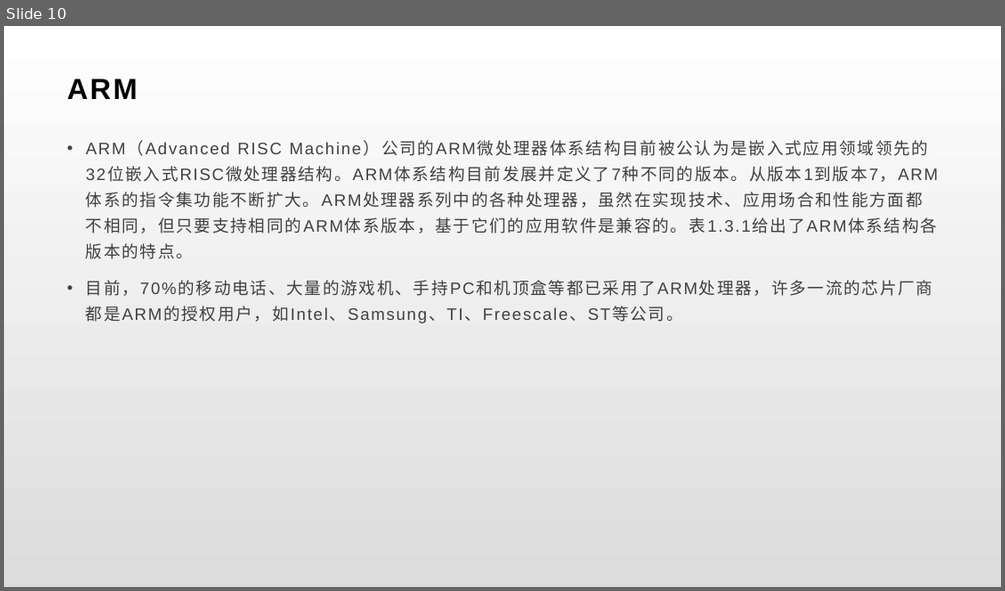
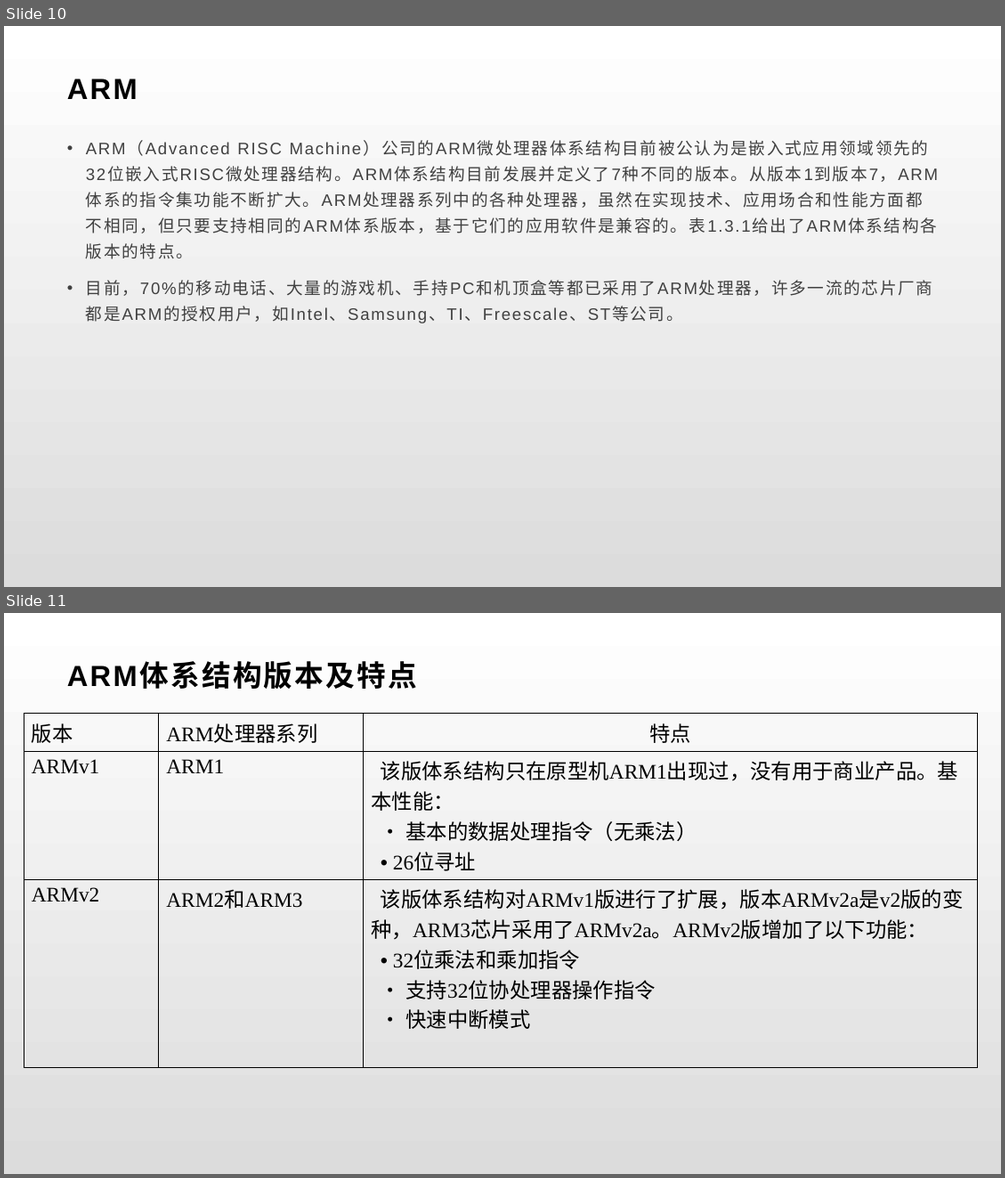
Before and after one commit to BrillianceRen/HanHua, a slide deck: brilliance/嵌入式.pptx. Shown one above the other, each under a label of ours: slide 10 before the commit, slides 10 and 11 after it. The pictures are 1005x591 and 1005x1178 pixels, drawn with LibreOffice and Linux fonts; fonts in the diff are those of the drawing. Boxes give left, top, right and bottom in pixels: in the first picture for what was removed or moved away, otherwise in the second. Text is boxed around its words. In the diff, an @@ line names an element or a change of style, - is before the commit and + after.

```diff
--- a/brilliance/嵌入式.pptx
+++ b/brilliance/嵌入式.pptx
@@ slide 11 added at (4, 613, 1001, 1174), background gradient #FFFFFF to #DCDCDC @@
@@ title added at (67, 663, 417, 689), 28 pt, text #000000, bold @@
+ARM体系结构版本及特点
@@ table added at (24, 714, 978, 1032), 3 rows, 3 columns @@
+版本 | ARM处理器系列 | 特点
+ARMv1 | ARM1 | 该版体系结构只在原型机ARM1出现过，没有用于商业产品。基本性能： / • 基本的数据处理指令（无乘法） / • 26位寻址
+ARMv2 | ARM2和ARM3 | 该版体系结构对ARMv1版进行了扩展，版本ARMv2a是v2版的变种，ARM3芯片采用了ARMv2a。ARMv2版增加了以下功能： / • 32位乘法和乘加指令 / • 支持32位协处理器操作指令 / • 快速中断模式
```
Also in this commit, not shown: 8 other slides added, 1 other file.
